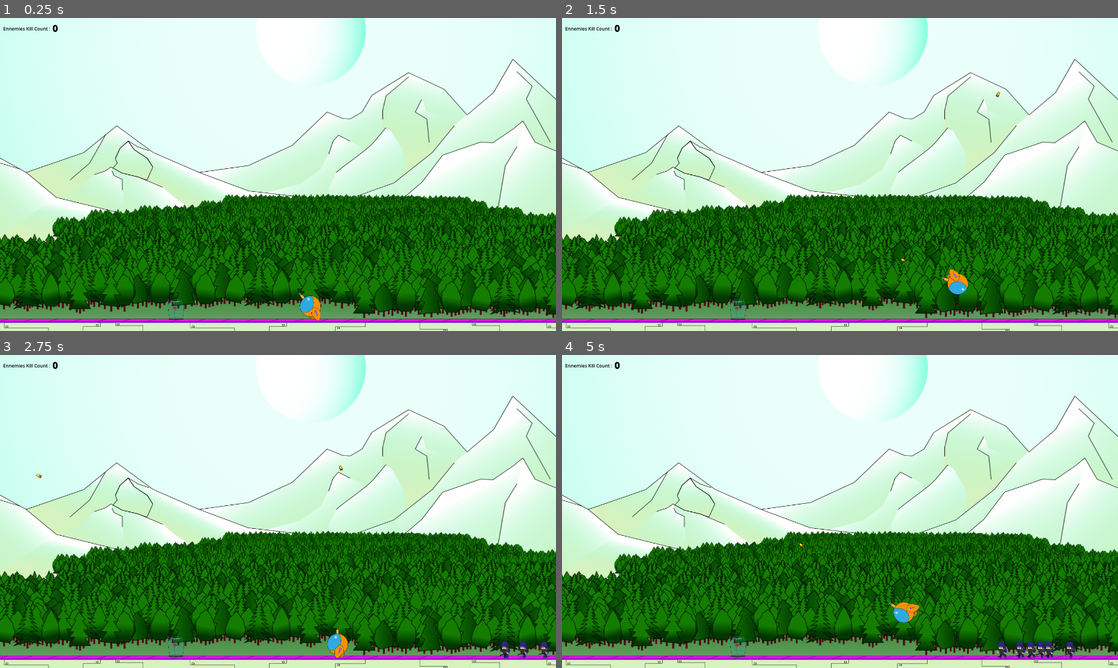
Above: before the commit, frames 1-4 (two rows, left to right).
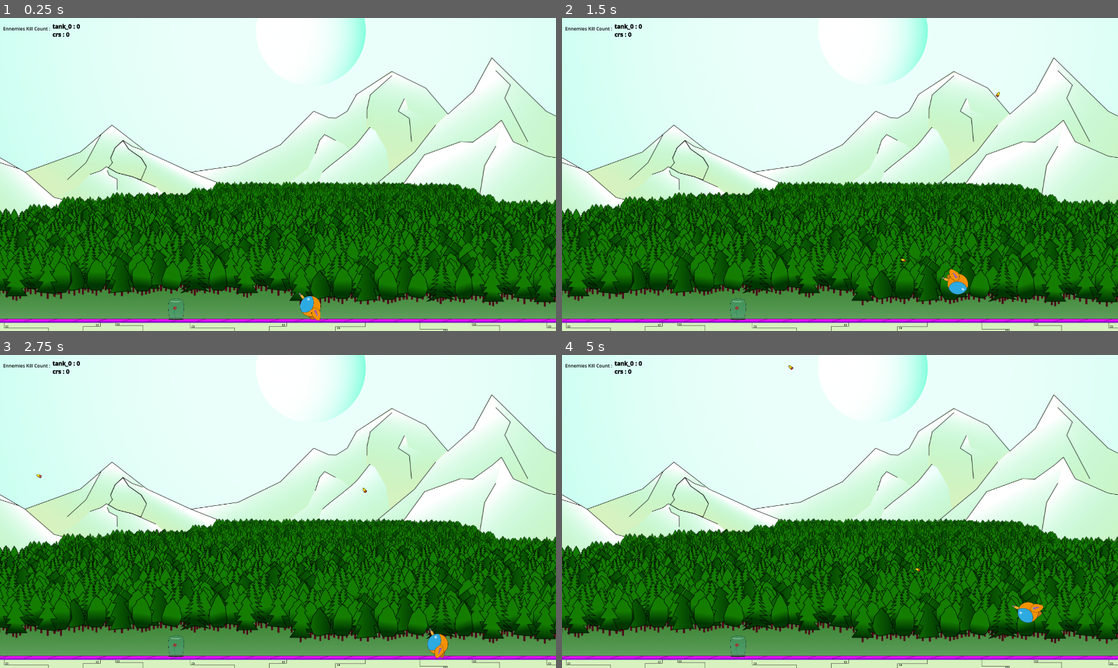
Above: after the commit, the same moments.

Repository: Jeremiejade/rose
Game: Godot game, scene res://scenes/Level/level.tscn
The game is run twice, just before and just after one commit, with the same random seed, the same clock (stepped at 60 frames per second) and the same inputs. This scene is started directly instead of the project's main scene.
Inputs (mouse positions are in pixels of both pictures, inside the frame that each line leads up to):
- Up to frame 1 (0.25 s): no input
- Up to frame 2 (1.5 s): tap Enter at 0.5 s; move the mouse to (962, 158) at 0.52 s; hold D (move_right) from 0.53 s (still down); click (962, 158) at 0.6 s; tap Space (jump) at 0.77 s; move the mouse to (728, 190) at 1.27 s; click (728, 190) at 1.35 s
- Up to frame 3 (2.75 s): tap Space (jump) at 1.52 s; move the mouse to (333, 442) at 2.02 s; release D (move_right) at 2.03 s; hold A (move_left) from 2.03 s (still down); click (333, 442) at 2.1 s
- Up to frame 4 (5 s): move the mouse to (812, 574) at 2.77 s; release A (move_left) at 2.78 s; hold D (move_right) 2.78-4.28 s; click (812, 574) at 2.85 s; tap Space (jump) at 3.02, 3.77, 4.52 s; move the mouse to (1006, 558) at 3.52 s; click (1006, 558) at 3.6 s; move the mouse to (673, 464) at 4.27 s; hold A (move_left) from 4.28 s (still down); click (673, 464) at 4.35 s

The runs differ from the first frame. In frame 1, 31% of the frame differs, in the area x 0-100%, y 1-96%; in frame 2, 31%; in frame 3, 32%; in frame 4, 32%, in the area x 0-100%, y 1-97%.

Commit message:
some imrpovemment

Diff:
--- a/scenes/Level/level.gd
+++ b/scenes/Level/level.gd
@@ -46,6 +46,9 @@
 	}
 ]
 
+func _ready() -> void:
+	printScore()
+
 func addEnnemyByName(enemyName: String, parent: Node2D):
 	var positionAndDirection = getSpawnerPosition()
 
@@ -87,6 +90,9 @@
 func enemieKillCounter(_pos, tar):
 	ennemyKillCount += 1
 	ENEMIES_KILL_COUNT[tar.NAME] += 1
+	printScore()
+
+func printScore():
 	var score := '[color=black][b][font_size=20]';
 	var  ENEMIES_KILL_NAMES = ENEMIES_KILL_COUNT.keys();
 	var  ENEMIES_KILL_COUNT_VALUES = ENEMIES_KILL_COUNT.values();
--- a/scenes/Level/level.tscn
+++ b/scenes/Level/level.tscn
@@ -19,7 +19,7 @@
 [sub_resource type="PhysicsMaterial" id="PhysicsMaterial_676nv"]
 
 [sub_resource type="RectangleShape2D" id="RectangleShape2D_vlvsn"]
-size = Vector2(36, 705)
+size = Vector2(35, 1305.5)
 
 [node name="Level" type="Node2D" unique_id=1343047910]
 script = ExtResource("1_65260")
@@ -30,7 +30,7 @@
 
 [node name="Parallax2D2Ciel" type="Parallax2D" parent="background" unique_id=1726864176]
 scale = Vector2(0.9999999, 0.9999999)
-scroll_scale = Vector2(0, 0)
+scroll_scale = Vector2(0, 0.6)
 
 [node name="Ciel" type="Sprite2D" parent="background/Parallax2D2Ciel" unique_id=800850702]
 position = Vector2(616.4227, -255.94943)
@@ -44,25 +44,27 @@
 
 [node name="Parallax2DMontagne" type="Parallax2D" parent="background" unique_id=1760563246]
 scale = Vector2(0.9999998, 0.9999998)
-scroll_scale = Vector2(0.001, 0)
+scroll_scale = Vector2(0.1, 0.9)
 
 [node name="Montagne" type="Sprite2D" parent="background/Parallax2DMontagne" unique_id=179928623]
-position = Vector2(854.9516, -542.6255)
-scale = Vector2(1.1343765, 0.8953413)
+position = Vector2(834.85077, -544.7301)
+scale = Vector2(1.0879657, 0.9039001)
 texture = ExtResource("4_c6jvp")
+offset = Vector2(21.245, 0)
 
 [node name="Parallax2DArbre4" type="Parallax2D" parent="background" unique_id=1029475590]
 scale = Vector2(0.9999999, 0.9999999)
-scroll_scale = Vector2(0.03, 0)
+scroll_scale = Vector2(0.1, 0.9)
 
 [node name="Arbre4" type="Sprite2D" parent="background/Parallax2DArbre4" unique_id=1972206804]
-position = Vector2(655.0001, -407.00003)
+position = Vector2(664.3805, -437.31702)
 scale = Vector2(1.0000001, 1.0000001)
 texture = ExtResource("5_nlllx")
 
 [node name="Parallax2DArbre3" type="Parallax2D" parent="background" unique_id=573963142]
 scale = Vector2(0.9999999, 0.9999999)
-scroll_scale = Vector2(0.035, 0)
+scroll_scale = Vector2(0.2, 0.86)
+scroll_offset = Vector2(9.38034, -30.316978)
 
 [node name="Arbre3" type="Sprite2D" parent="background/Parallax2DArbre3" unique_id=468035030]
 position = Vector2(750.0002, -368.00006)
@@ -71,16 +73,18 @@
 
 [node name="Parallax2DArbre2" type="Parallax2D" parent="background" unique_id=1279859538]
 scale = Vector2(0.9999999, 0.9999999)
-scroll_scale = Vector2(0.04, 0)
+scroll_scale = Vector2(0.3, 0.83)
+scroll_offset = Vector2(9.38034, -30.316978)
 
 [node name="Arbre2" type="Sprite2D" parent="background/Parallax2DArbre2" unique_id=265601190]
-position = Vector2(708.88605, -292.80078)
+position = Vector2(661.98425, -298.6646)
 scale = Vector2(1.0000001, 1.0000001)
 texture = ExtResource("7_thdbk")
 
 [node name="Parallax2DArbre1" type="Parallax2D" parent="background" unique_id=368777666]
 scale = Vector2(0.67002445, 0.67002445)
-scroll_scale = Vector2(0.05, 0)
+scroll_scale = Vector2(0.4, 0.8)
+scroll_offset = Vector2(9.380339, -30.316973)
 
 [node name="Arbre1" type="Sprite2D" parent="background/Parallax2DArbre1" unique_id=1803101873]
 position = Vector2(844.0001, -342.00006)
@@ -129,18 +133,18 @@
 physics_material_override = SubResource("PhysicsMaterial_676nv")
 
 [node name="CollisionShape2D" type="CollisionShape2D" parent="Wall" unique_id=1200419381]
-position = Vector2(-24, 334)
+position = Vector2(-534.5, 26.75)
 shape = SubResource("RectangleShape2D_vlvsn")
 
 [node name="CollisionShape2D2" type="CollisionShape2D" parent="Wall" unique_id=1623082799]
-position = Vector2(1933, 337)
+position = Vector2(2371, 37)
 shape = SubResource("RectangleShape2D_vlvsn")
 
 [node name="SpawnerLeft" type="Node2D" parent="." unique_id=1963723707]
-position = Vector2(-197, 947)
+position = Vector2(-761, 942)
 
 [node name="SpawneryRight" type="Node2D" parent="." unique_id=747254746]
-position = Vector2(2218, 939)
+position = Vector2(2657, 915)
 
 [node name="SpawnerTimer" type="Timer" parent="." unique_id=1069759113]
 autostart = true
--- a/scenes/NewPlayer/new_player.gd
+++ b/scenes/NewPlayer/new_player.gd
@@ -3,7 +3,7 @@
 const SPEED = 300.0
 const JUMP_VELOCITY = -400.0
 
-const TOTAL_JUMP_FUEL = 300
+const TOTAL_JUMP_FUEL = 600
 var curentJumpFuel = TOTAL_JUMP_FUEL;
 var jumpFuelIsLoad = false;
 var slidingState = {
